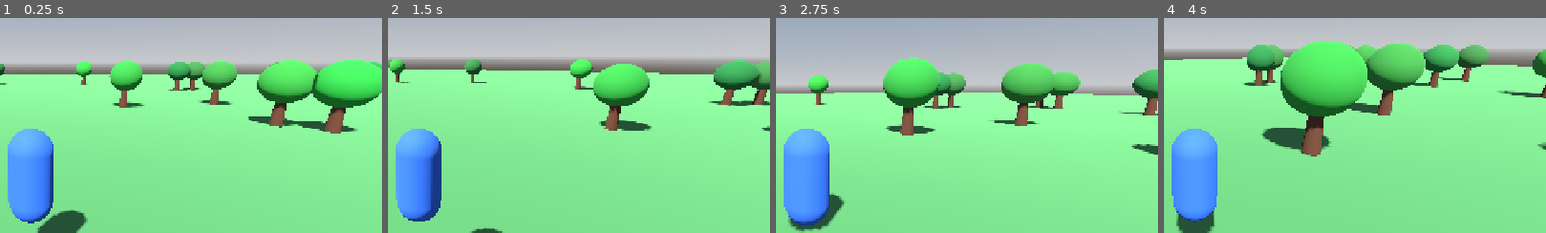
Above: before the commit, frames 1-4 (left to right).
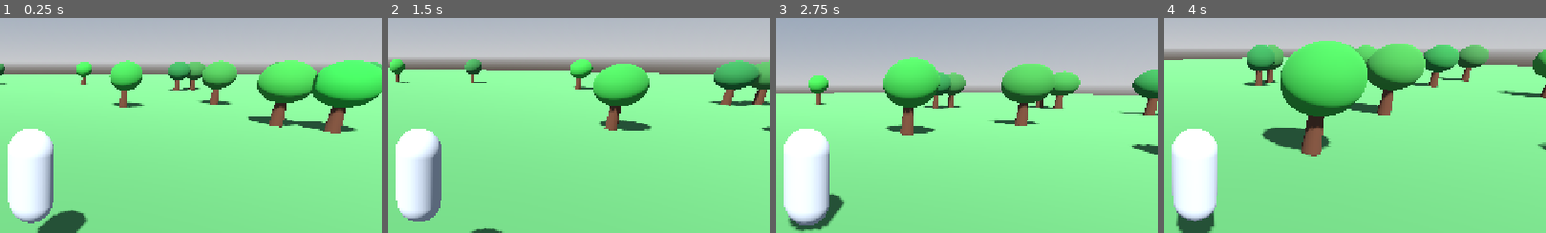
Above: after the commit, the same moments.

Repository: YohBoostel07/Aetheria-Android
Game: Godot game, scene res://scenes/world.tscn
The game is run twice, just before and just after one commit, with the same random seed, the same clock (stepped at 60 frames per second) and the same inputs.
Inputs (mouse positions are % of the whole screen's width and height, from its top left):
- Up to frame 1 (0.25 s): no input
- Up to frame 2 (1.5 s): tap Enter at 0.5 s; move the mouse to (55, 50) at 0.52 s; hold W (move_forward) from 0.53 s (still down); tap J (attack) at 0.6, 1.35 s; click (55, 50) at 0.67 s; tap Space (jump) at 0.77 s; move the mouse to (45, 50) at 1.27 s
- Up to frame 3 (2.75 s): keep holding W (move_forward); tap Space (jump) at 1.52 s; move the mouse to (52, 48) at 2.02 s; tap J (attack) at 2.1 s
- Up to frame 4 (4 s): keep holding W (move_forward); move the mouse to (49, 52) at 2.77 s; tap J (attack) at 2.85, 3.6 s; click (49, 52) at 2.92 s; tap Space (jump) at 3.02, 3.77 s; move the mouse to (57, 51) at 3.52 s
The pictures show only the part of the screen within x 46-96%, y 21-71%; the shares and areas given below are measured in that part.

The runs differ from the first frame. In frame 1, 4.7% of the frame differs, in the area x 2-14%, y 51-96%; in frame 2, 4.7%; in frame 3, 4.9%, in the area x 2-14%, y 51-97%; in frame 4, 4.6%.
Error after the commit: Invalid call. Nonexistent function 'animate_character' in base 'MeshInstance3D'. (res://scripts/player.gd:48)

Commit message:
Connect player controller to new character animations

Diff:
--- a/scripts/player.gd
+++ b/scripts/player.gd
@@ -6,7 +6,8 @@
 @export var camera_sensitivity: float = 0.006
 
 @onready var spring_arm: SpringArm3D = $SpringArm3D
-@onready var body_mesh: MeshInstance3D = $Body
+@onready var body_mesh: Node3D = $Body
+@onready var character_visual: Node3D = $Body
 
 var touch_move := Vector2.ZERO
 var camera_yaw := 0.0
@@ -17,7 +18,6 @@
 func _ready() -> void:
     Input.mouse_mode = Input.MOUSE_MODE_CAPTURED
     camera_yaw = rotation.y
-    _make_material()
 
 func _physics_process(delta: float) -> void:
     attack_cooldown = maxf(0.0, attack_cooldown - delta)
@@ -45,6 +45,7 @@
     if Input.is_action_just_pressed("attack"):
         perform_attack()
     move_and_slide()
+    character_visual.animate_character(delta, Vector2(velocity.x, velocity.z).length(), not is_on_floor())
 
 func set_touch_move(value: Vector2) -> void:
     touch_move = value.limit_length(1.0)
@@ -57,17 +58,11 @@
 func perform_attack() -> void:
     if attack_cooldown > 0.0:
         return
-    attack_cooldown = 0.45
-    print("Aetheria: ataque!")
+    attack_cooldown = 0.55
+    character_visual.play_attack()
 
 func _unhandled_input(event: InputEvent) -> void:
     if event is InputEventMouseMotion and Input.mouse_mode == Input.MOUSE_MODE_CAPTURED:
         rotate_camera(event.relative.x, event.relative.y)
     if event is InputEventKey and event.pressed and event.keycode == KEY_ESCAPE:
         Input.mouse_mode = Input.MOUSE_MODE_VISIBLE
-
-func _make_material() -> void:
-    var material := StandardMaterial3D.new()
-    material.albedo_color = Color(0.16, 0.32, 0.58)
-    material.roughness = 0.82
-    body_mesh.material_override = material
